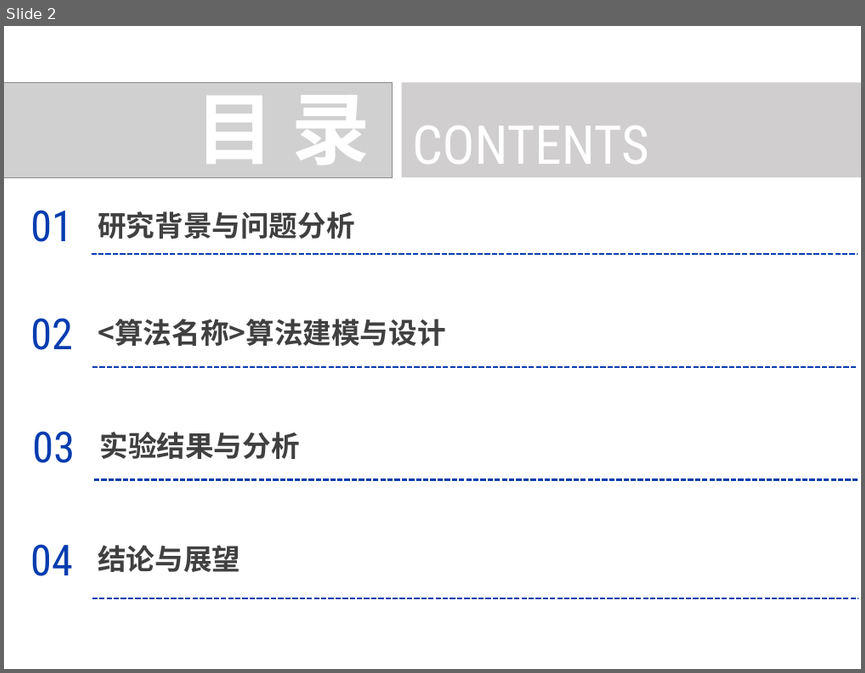
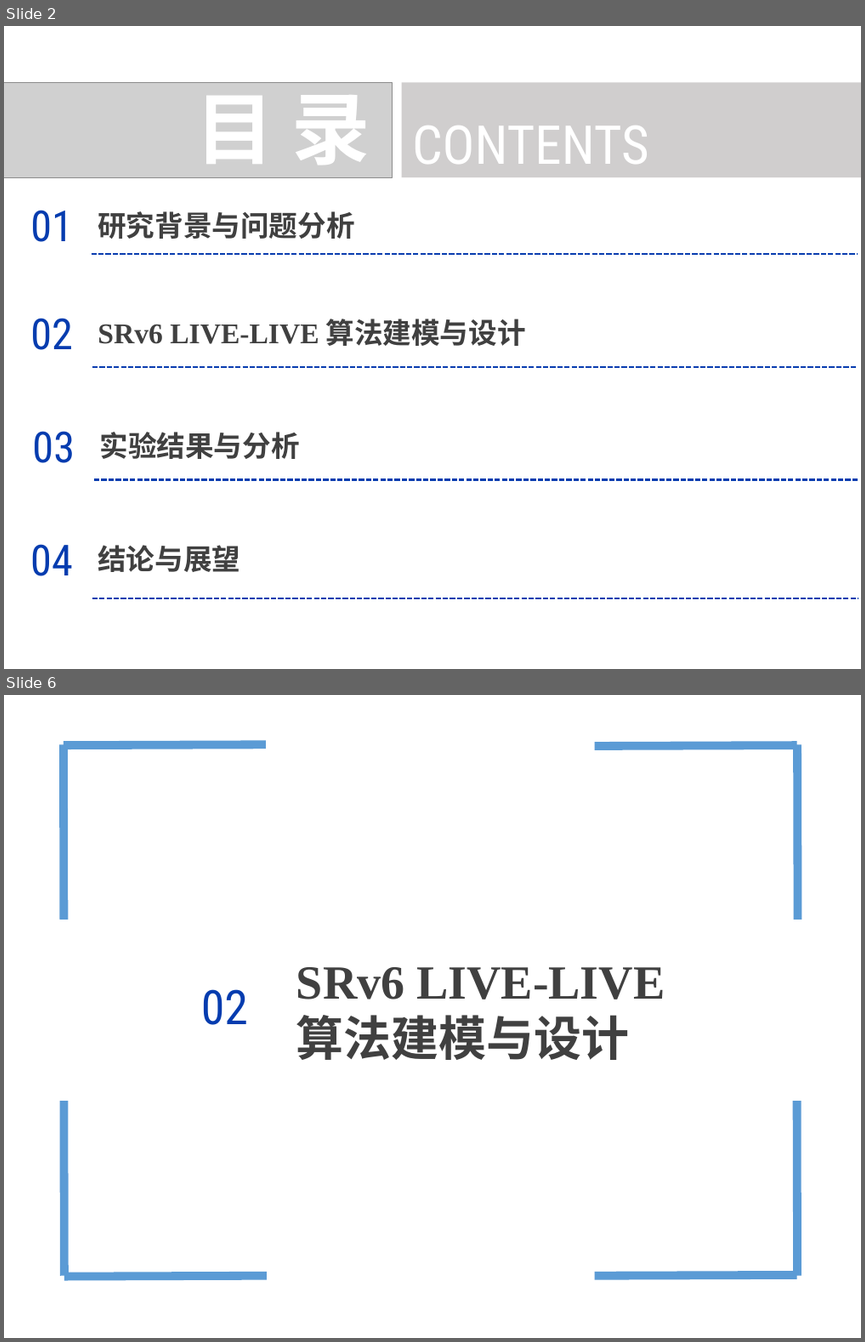
Before and after one commit to cyanbird811/ANTL_papers, a slide deck: 互联网络的设计_汇报/第二次/真正选择/第二次PPT.pptx. Shown one above the other, each under a label of ours: slide 2 before the commit, slides 2 and 6 after it; the slides between them are not shown. The pictures are 865x673 and 865x1342 pixels, drawn with LibreOffice and Linux fonts; fonts in the diff are those of the drawing; grey boxes stand for pictures. Boxes give left, top, right and bottom in pixels: in the first picture for what was removed or moved away, otherwise in the second. Text is boxed around its words. In the diff, an @@ line names an element or a change of style, - is before the commit and + after.

```diff
--- a/互联网络的设计_汇报/第二次/真正选择/第二次PPT.pptx
+++ b/互联网络的设计_汇报/第二次/真正选择/第二次PPT.pptx
@@ slide 6 added at bbox=[4, 695, 861, 1338], background #FFFFFF @@
@@ line added from (64, 744) to (64, 919), #5B9BD5 7 pt @@
@@ line added from (265, 744) to (64, 745), #5B9BD5 7 pt @@
@@ line added from (796, 745) to (595, 746), #5B9BD5 7 pt @@
@@ line added from (797, 744) to (797, 919), #5B9BD5 7 pt @@
@@ text added at bbox=[296, 967, 664, 1060], 40 pt, text #404040, bold @@
+SRv6 LIVE-LIVE
+算法建模与设计
@@ ellipse added at bbox=[171, 977, 279, 1034], 40 pt, text #053CAF @@
+02
@@ line added from (64, 1100) to (64, 1275), #5B9BD5 7 pt @@
@@ line added from (796, 1100) to (797, 1275), #5B9BD5 7 pt @@
@@ line added from (266, 1275) to (64, 1276), #5B9BD5 7 pt @@
@@ line added from (796, 1275) to (595, 1275), #5B9BD5 7 pt @@
@@ slide 2 changed as well @@
@@ text at bbox=[98, 318, 525, 346]: text changed; font Noto Sans CJK SC to Times New Roman @@
-<算法名称>算法建模与设计
+SRv6 LIVE-LIVE 算法建模与设计
```
Also in this commit, not shown: 4 other slides changed, 12 other slides added, 7 slides removed, 1 other file.
